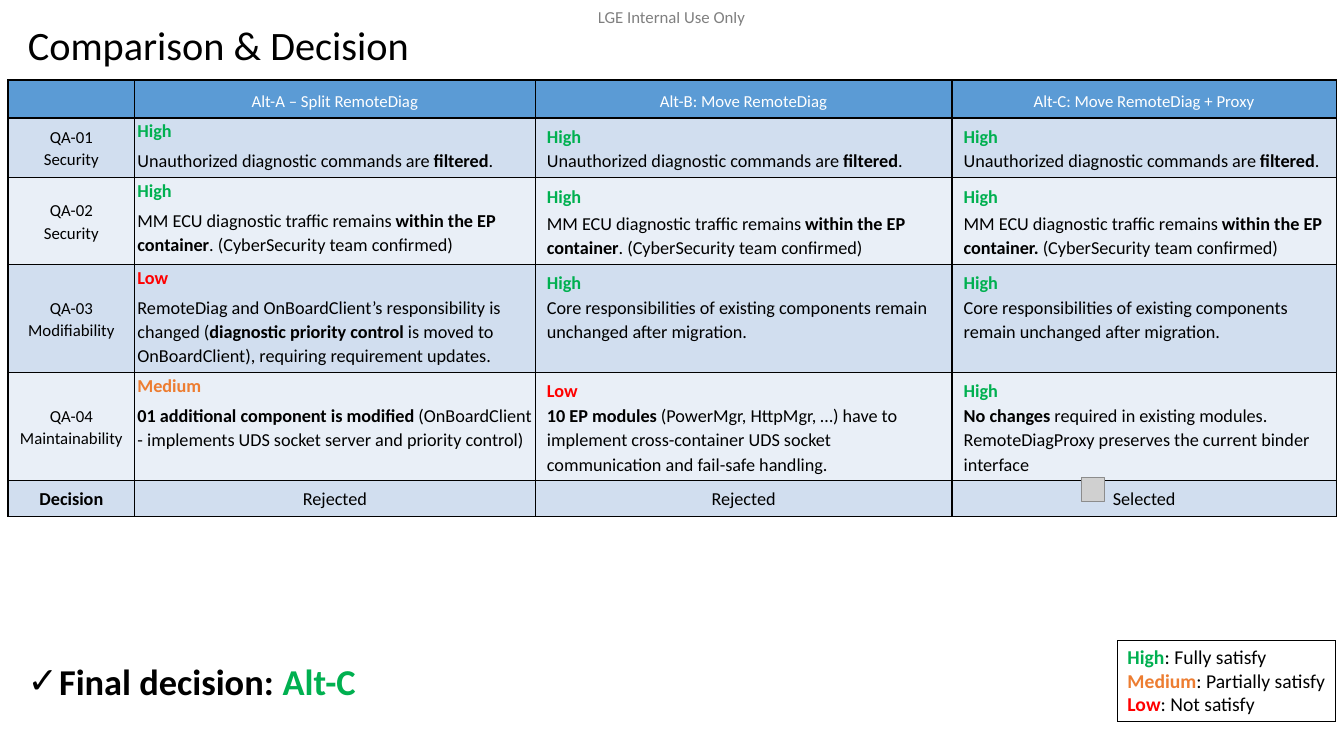
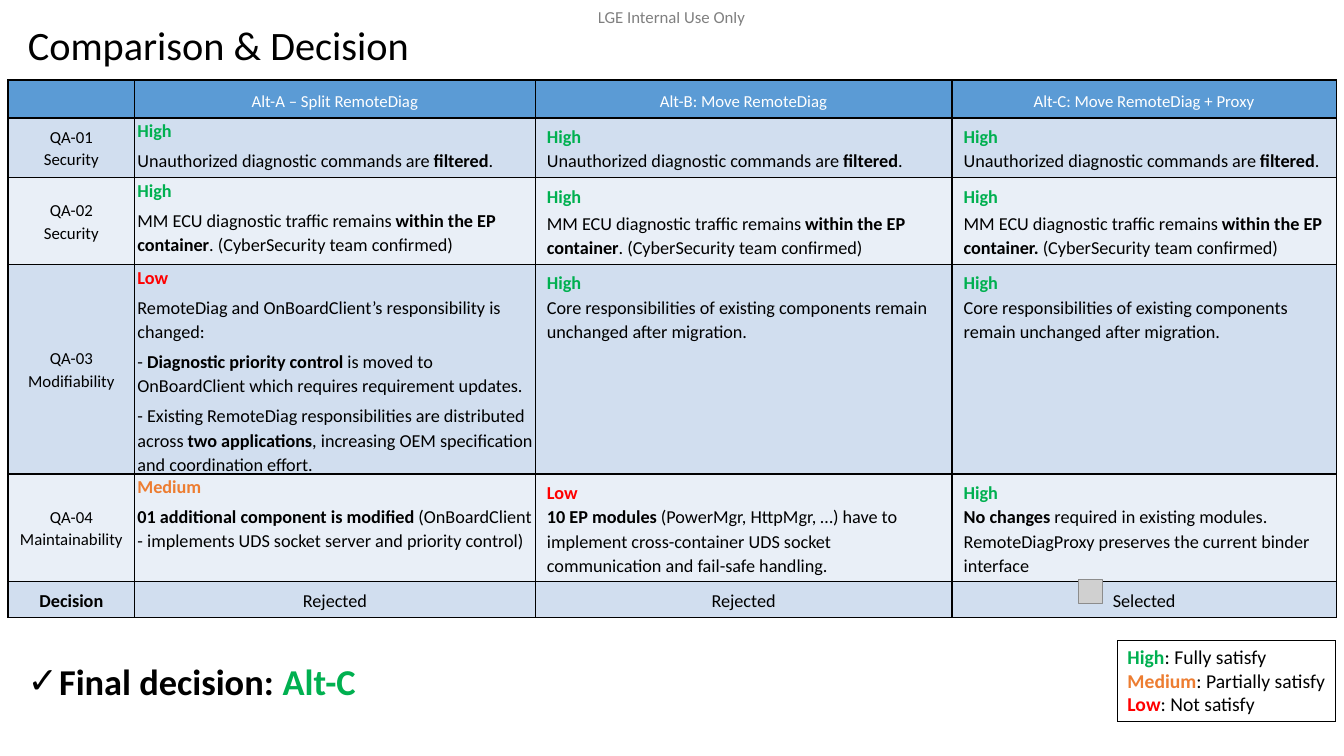
Before and after one commit to btqt/fe, a slide deck: slide 11 of design/FE_phi.vu_Design of Secure Remote Diag on Container Separation Architecture_3rd.pptx (slide 10 before the commit). Drawn at 1344x756 pixels with LibreOffice and Linux fonts; fonts in the diff are those of the drawing; grey boxes stand for pictures; background and template pictures are left out. Boxes give left, top, right and bottom in pixels: in the first picture for what was removed or moved away, otherwise in the second. Text is boxed around its words. In the diff, an @@ line names an element or a change of style, - is before the commit and + after.

```diff
--- a/design/FE_phi.vu_Design of Secure Remote Diag on Container Separation Architecture_3rd.pptx
+++ b/design/FE_phi.vu_Design of Secure Remote Diag on Container Separation Architecture_3rd.pptx
@@ table at [8,80,1337,614] @@
-row 4, column 2: Low / RemoteDiag and OnBoardClient’s responsibility is changed (diagnostic priority control is moved to OnBoardClient), requiring requirement updates.
+row 4, column 2: Low / RemoteDiag and OnBoardClient’s responsibility is changed: / - Diagnostic priority control is moved to OnBoardClient which requires requirement updates. / - Existing RemoteDiag responsibilities are distributed across two applications, increasing OEM specification and coordination effort.
@@ picture: place and size @@
-picture at [1082,478,1106,502]
+picture at [1079,580,1103,604]
```
Also in this commit, not shown: 7 other slides changed, 1 slide added, 2 other files.
